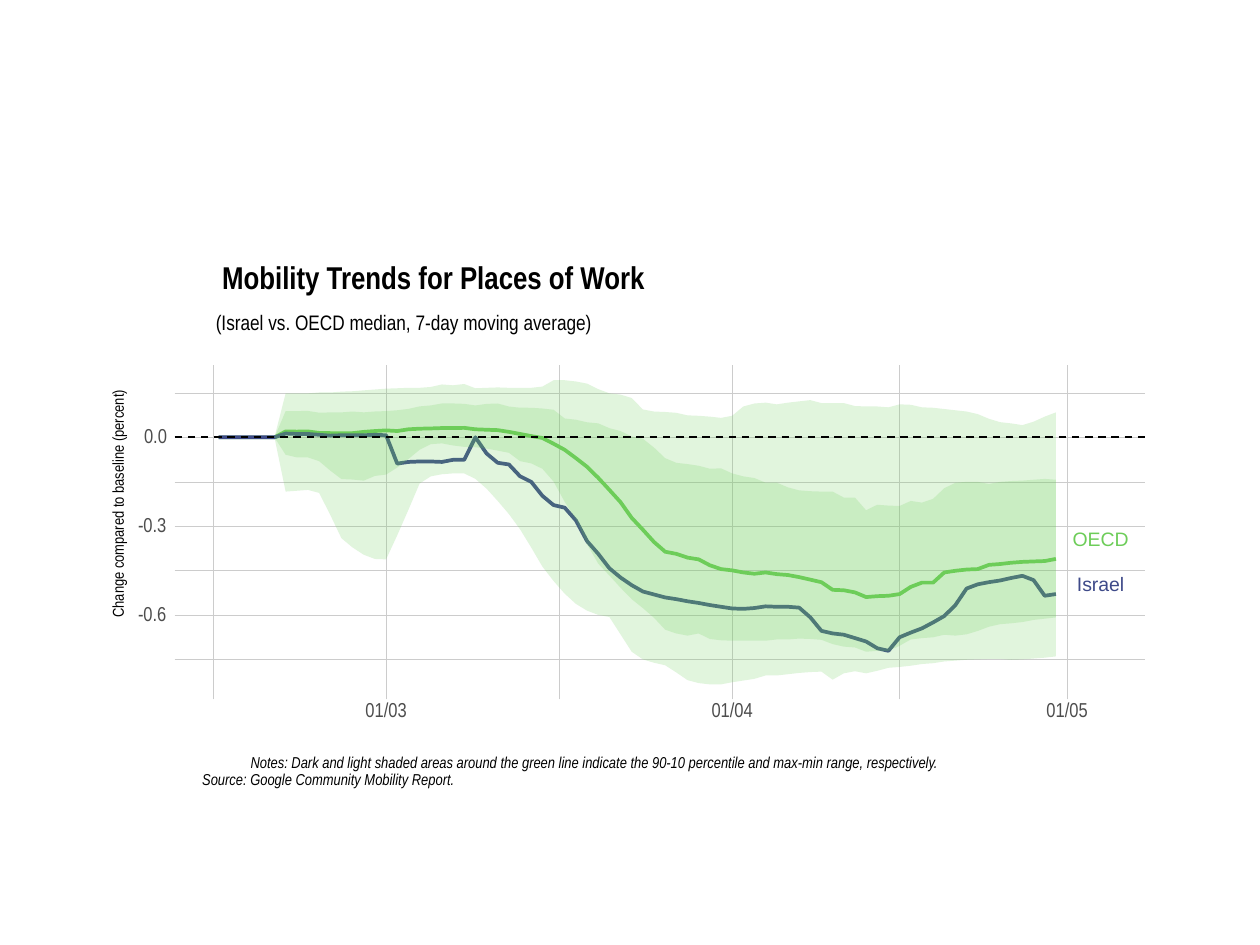
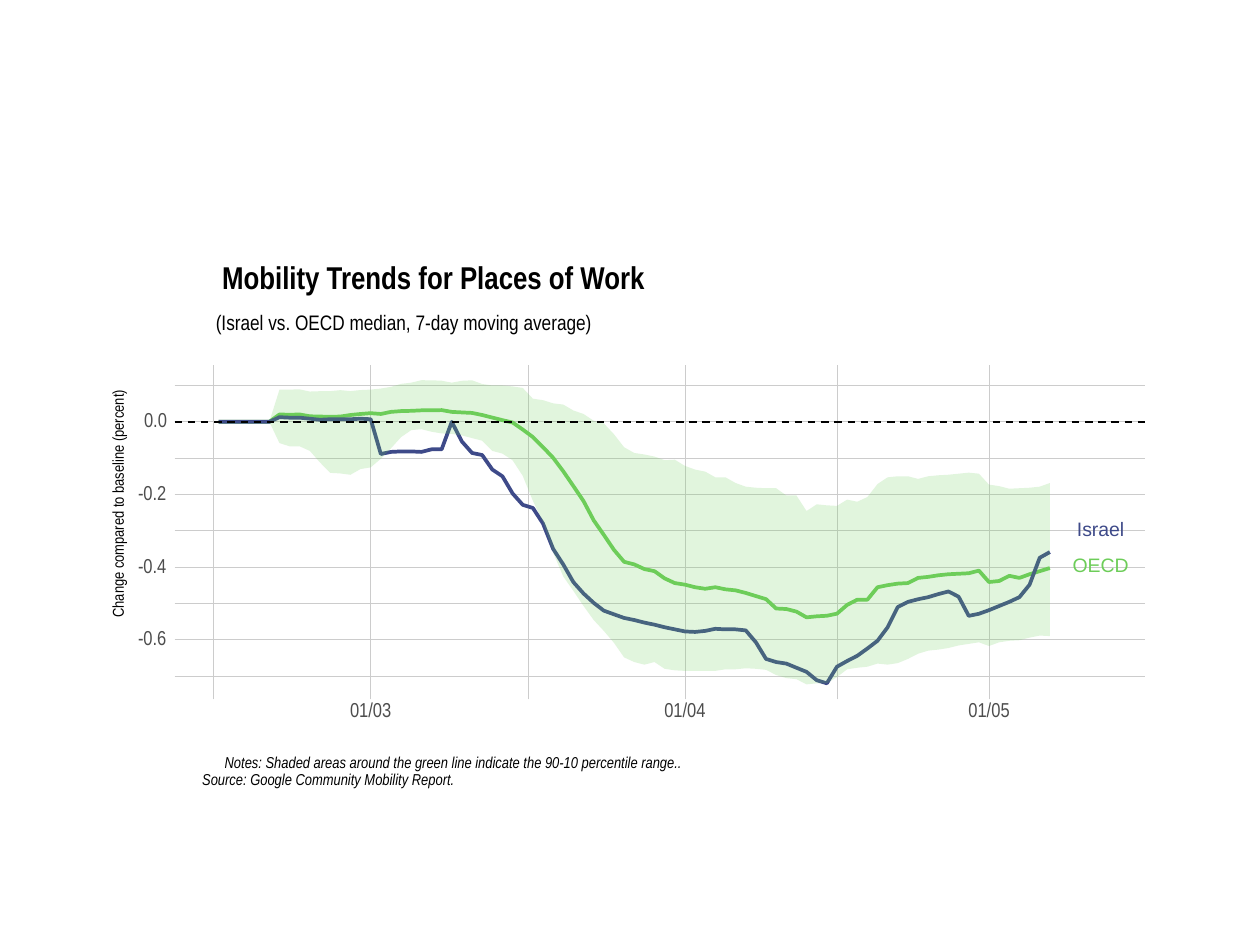
Before and after one commit to itamarcaspi/mobility-reports-boi, a slide deck: slide 7 of ppt/mobility-plots.pptx. Drawn at 1260x945 pixels with LibreOffice and Linux fonts; fonts in the diff are those of the drawing. Boxes give left, top, right and bottom in pixels: in the first picture for what was removed or moved away, otherwise in the second. Text is boxed around its words. In the diff, an @@ line names an element or a change of style, - is before the commit and + after.

```diff
--- a/ppt/mobility-plots.pptx
+++ b/ppt/mobility-plots.pptx
@@ freeform shape: place and size @@
-freeform shape at [213,365,213,701]
+freeform shape at [175,386,1145,386]
@@ freeform shape: place and size @@
-freeform shape at [559,365,559,701]
+freeform shape at [214,365,214,701]
@@ freeform shape: place and size @@
-freeform shape at [219,403,1056,651]
+freeform shape at [219,381,1051,684]
@@ freeform shape: place and size @@
-freeform shape at [1067,365,1067,701]
+freeform shape at [370,365,370,701]
@@ freeform shape: place and size @@
-freeform shape at [900,365,900,701]
+freeform shape at [528,365,528,701]
@@ freeform shape: place and size @@
-freeform shape at [732,365,732,701]
+freeform shape at [685,365,685,701]
@@ freeform shape added at [837,365,837,701], outline #CCCCCC 0.32 pt @@
@@ freeform shape: place and size @@
-freeform shape at [386,365,386,701]
+freeform shape at [989,365,989,701]
@@ text "0.0": place and size @@
-text "0.0" at [144,429,167,443]
+text "0.0" at [144,413,167,427]
@@ freeform shape: place and size @@
-freeform shape at [219,381,1056,684]
+freeform shape at [219,411,1051,617]
@@ freeform shape at [219,411,1051,617]: fill #6DCD59 at 20% opacity to none; outline none to #6DCD59 2.13 pt @@
@@ freeform shape: place and size @@
-freeform shape at [219,433,1056,650]
+freeform shape at [219,417,1051,683]
@@ freeform shape: place and size @@
-freeform shape at [175,437,1145,437]
+freeform shape at [175,422,1145,422]
@@ freeform shape added at [175,422,1145,422], outline #CCCCCC 0.43 pt @@
@@ freeform shape removed at [219,428,1056,597] @@
@@ freeform shape: place and size @@
-freeform shape at [175,393,1145,393]
+freeform shape at [175,459,1145,459]
@@ text at [138,486,166,500]: text changed @@
--0.3
+-0.2
@@ freeform shape: place and size @@
-freeform shape at [175,615,1145,615]
+freeform shape at [175,494,1145,494]
@@ freeform shape: place and size @@
-freeform shape at [175,481,1145,481]
+freeform shape at [175,530,1145,530]
@@ text "Israel": place and size @@
-text "Israel" at [1077,577,1124,591]
+text "Israel" at [1077,522,1124,536]
@@ text added at [138,559,166,573], 11.5 pt, text #4D4D4D @@
+-0.4
@@ freeform shape: place and size @@
-freeform shape at [175,437,1145,437]
+freeform shape at [175,567,1145,567]
@@ text "OECD": place and size @@
-text "OECD" at [1073,532,1129,546]
+text "OECD" at [1073,558,1129,572]
@@ freeform shape: place and size @@
-freeform shape at [175,571,1145,571]
+freeform shape at [175,604,1145,604]
@@ text "-0.6": place and size @@
-text "-0.6" at [138,607,166,621]
+text "-0.6" at [138,631,166,645]
@@ freeform shape: place and size @@
-freeform shape at [175,527,1145,527]
+freeform shape at [175,640,1145,640]
@@ freeform shape: place and size @@
-freeform shape at [175,660,1145,660]
+freeform shape at [175,677,1145,677]
@@ text "01/03": place and size @@
-text "01/03" at [365,702,406,717]
+text "01/03" at [350,702,391,717]
@@ text "01/04": place and size @@
-text "01/04" at [712,702,753,717]
+text "01/04" at [664,702,705,717]
@@ text "01/05": place and size @@
-text "01/05" at [1046,702,1087,717]
+text "01/05" at [968,702,1009,717]
@@ text at [225,756,681,772]: text changed @@
-Notes: Dark and light shaded areas around the green line indicate the 90-10 percentile and max-min range, respectively.
+Notes: Shaded areas around the green line indicate the 90-10 percentile range..
```
Also in this commit, not shown: 11 other slides changed, 5 other files.
